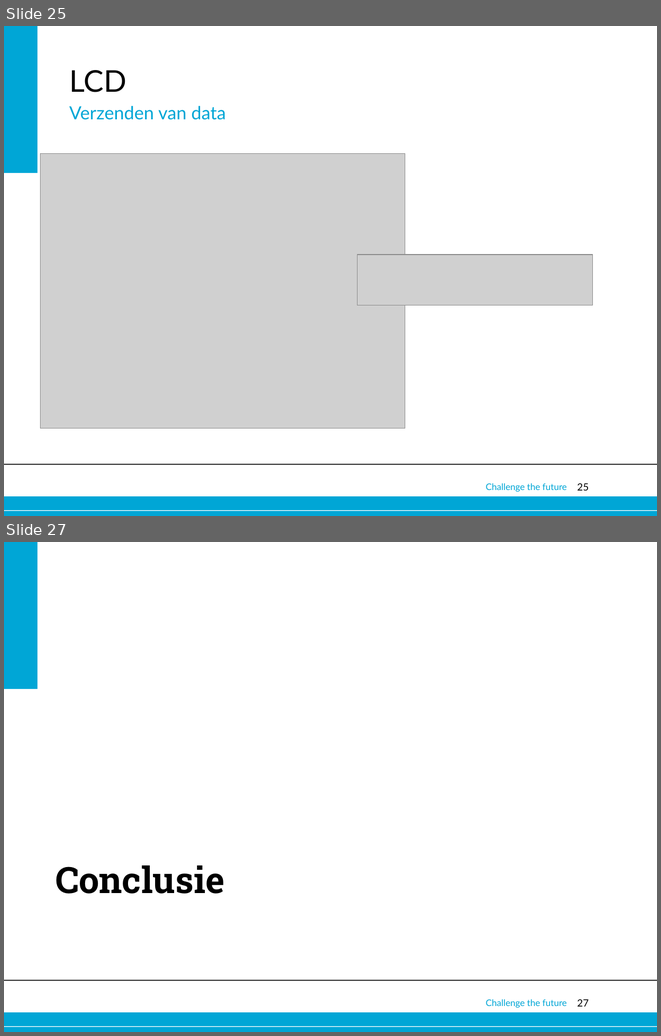
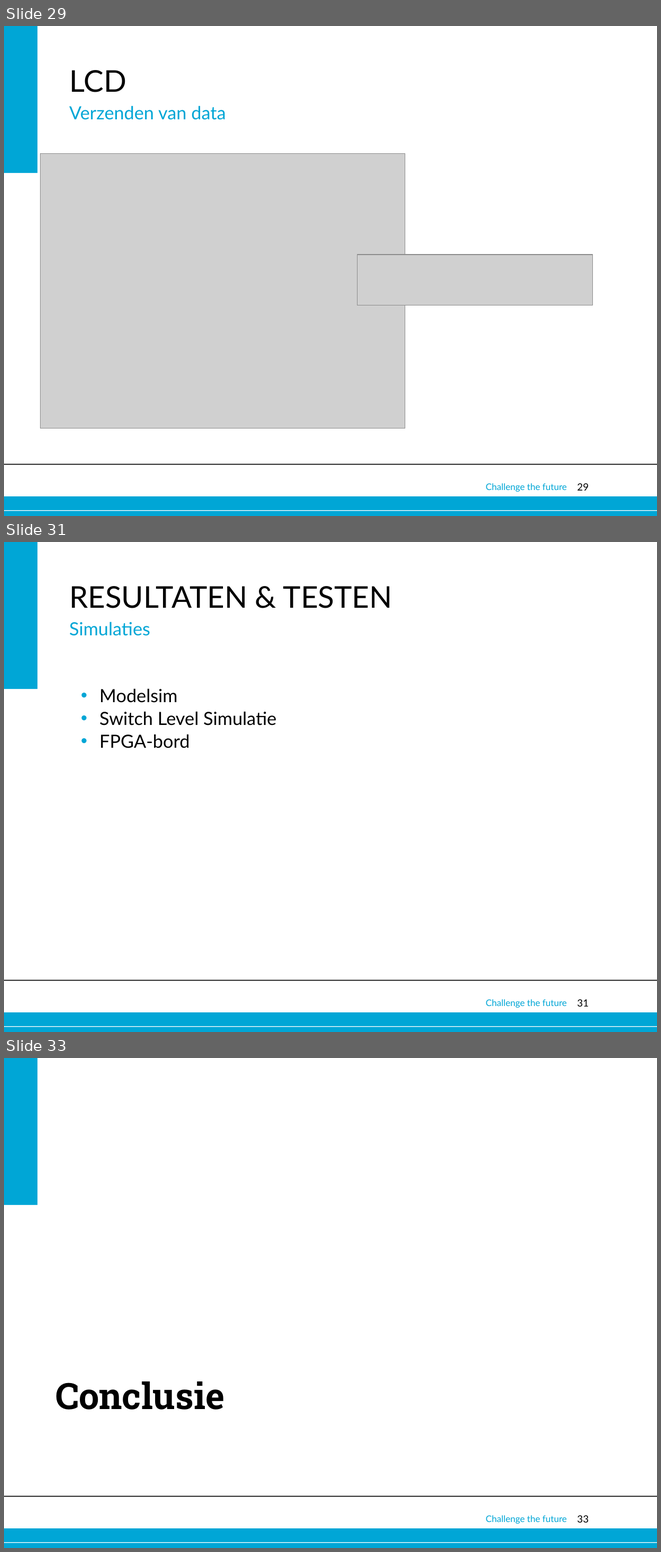
Before and after one commit to Alex-Oudsen/EPO-3, a slide deck: Presentatie/Presentatie groep A1.pptx. Shown one above the other, each under a label of ours: slides 25 and 27 before the commit, slides 29, 31 and 33 after it; the slides between them are not shown. The pictures are 661x1036 and 661x1552 pixels, drawn with LibreOffice and Linux fonts; fonts in the diff are those of the drawing; grey boxes stand for pictures; background and template pictures are left out. Boxes give left, top, right and bottom in pixels: in the first picture for what was removed or moved away, otherwise in the second. Text is boxed around its words. In the diff, an @@ line names an element or a change of style, - is before the commit and + after.

```diff
--- a/Presentatie/Presentatie groep A1.pptx
+++ b/Presentatie/Presentatie groep A1.pptx
@@ slide 31 added at [4,542,657,1032], background #FFFFFF; not listed: 6 template elements that a slide beside it also shows @@
@@ text added at [69,586,392,608], 33 pt, text #000000 @@
+RESULTATEN & TESTEN
@@ text added at [69,622,150,636], 20 pt, text #00A6D6 @@
+Simulaties
@@ text added at [99,688,276,748], 20 pt, text #000000 @@
+• Modelsim
+• Switch Level Simulatie
+• FPGA-bord
@@ what was slide 25 is now slide 29 @@
@@ page number at [577,483,589,490]: text changed @@
-25
+29
@@ what was slide 27 is now slide 33 @@
@@ page number at [577,1515,589,1522]: text changed @@
-27
+33
```
Also in this commit, not shown: 2 slides changed, 6 other slides added, 1 slide removed.
